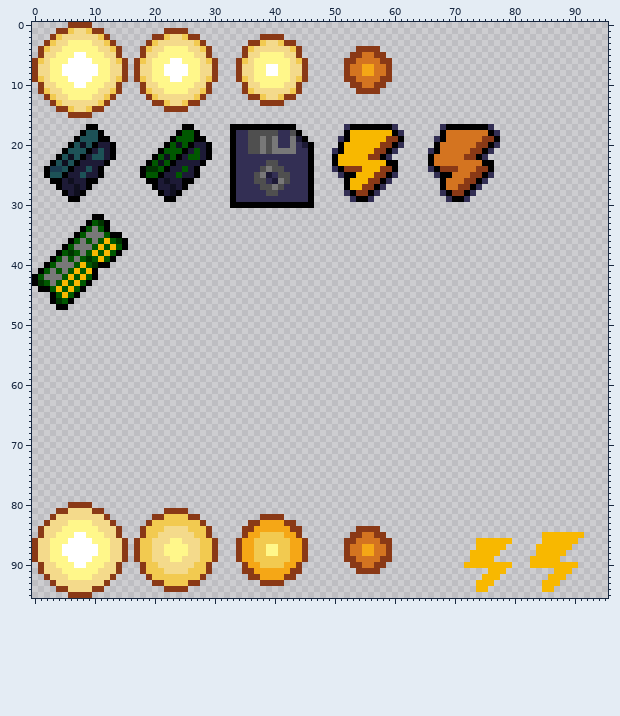
Sprite sheet: assets/art/collectibles.png. Above is the file before it was changed.
The file is 96x96 pixels.
New version:
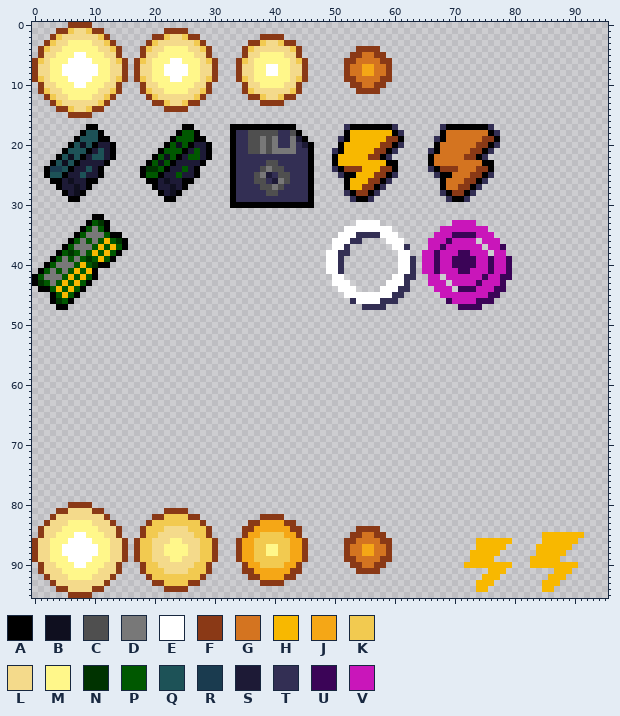
Palette (. is transparent): A #000000  B #0f0f1f  C #4f4f4f  D #787878  E #ffffff  F #8a3916  G #d47420  H #f8b800  J #f5a716  K #f2ca50  L #f4da8b  M #fff78a  N #003300  P #005800  Q #1d5257  R #1a3b4f  S #1d1a36  T #332f54  U #3b0457  V #c916ba
Diff:
y 33: x 54..57 .... -> EEEE; x 70..73 .... -> VVVV
y 34: x 52..59 ........ -> EEEEEEEE; x 68..75 ........ -> VVVVVVVV
y 35: x 51..60 .......... -> EEETTTTEEE; x 67..76 .......... -> VVVUUUUVVV
y 36: x 50..54 ..... -> EEETT; x 59..61 ... -> EEE; x 66..73 ........ -> VVVUVVVV; x 75..77 ... -> VVV
y 37: x 50..52 ... -> EET; x 60..62 ... -> EET; x 66..74 ......... -> VVUVVVVVV; x 76..78 ... -> VVU
y 38: x 49..52 .... -> EETT; x 61..62 .. -> EE; x 65..75 ........... -> VVUVVVUUVVV; x 77..78 .. -> VV
y 39..40: x 49..51 ... -> EET; x 61..63 ... -> EET; x 65..79 ............... -> VVUVVUUUUVVUVVU
y 41: x 49..51 ... -> EET; x 61..63 ... -> EET; x 65..79 ............... -> VVUVVVUUVVVUVVU
y 42: x 50..51 .. -> EE; x 60..63 .... -> EETT; x 66..67 .. -> VV; x 69..79 ........... -> VVVVVVUVVUU
y 43: x 50..52 ... -> EEE; x 59..62 .... -> EEET; x 66..68 ... -> VVV; x 70..78 ......... -> VVVVUVVVU
y 44: x 51..53 ... -> EEE; x 58..62 ..... -> EEETT; x 67..69 ... -> VVV; x 71..78 ........ -> UUUVVVUU
y 45: x 52..61 .......... -> EEEEEEEETT; x 68..77 .......... -> VVVVVVVVUU
y 46: x 53..60 ........ -> TEEEETTT; x 69..76 ........ -> UVVVVUUU
y 47: x 55..58 .... -> TTTT; x 71..74 .... -> UUUU
Pixel boxes of the changes (left, top, right, bottom) in both pictures:
added: (326, 220, 512, 310)
